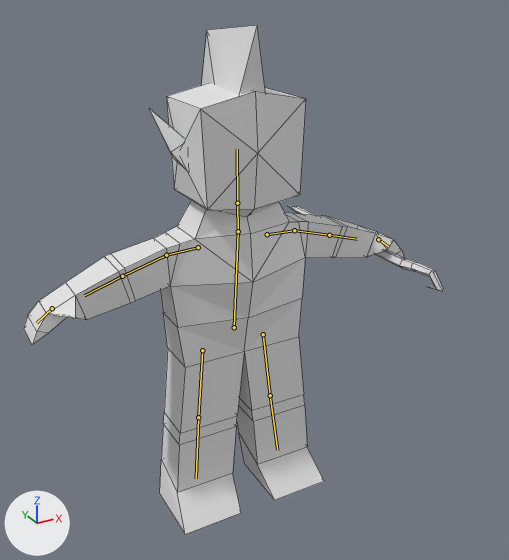
The Blender file art/model/human_model_0.1.blend, before and after one commit.
The view is the same before and after, from a camera (50 mm lens) standing at (-2.91, -5.61, 3.34) and looking at (0.11, -0.11, 0.59). The lights are fixed; the arrows at lower left show +X, +Y and +Z. The bones that bend it are drawn over the model as lines. Mesh edges are drawn as thin lines.

Objects in the first picture: 'ear.a', 'hair.a', 'human.mesh', 'staff.a'.
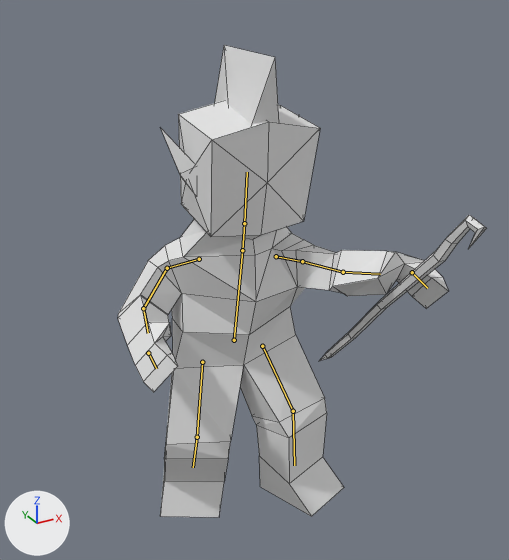
The newer file adds an action. The first version stands in its rest pose; the second is drawn at frame 0 of the action 'aim_fire_small'.

Boxes (x1, y1, x2, y2) around the edits, measured in the pictures (509 x 560 px):
```json
{"object": "human.mesh", "change": "posed", "before": [24, 82, 404, 534], "after": [118, 100, 448, 517], "on screen": "13% narrower, 8% shorter"}
{"object": "hair.a", "change": "posed", "before": [202, 25, 265, 95], "after": [215, 45, 279, 124]}
{"object": "staff.a", "change": "posed", "before": [289, 206, 443, 291], "after": [319, 215, 487, 361], "on screen": "9% wider, 71% taller"}
{"object": "ear.a", "change": "posed", "before": [150, 109, 186, 170], "after": [160, 127, 193, 192]}
{"bone": "Center", "before": "(234, 327) to (238, 231)", "after": "(234, 340) to (242, 250)"}
{"bone": "shoulder.r", "before": "(198, 247) to (166, 255)", "after": "(199, 259) to (167, 268)"}
{"bone": "bicep.r", "before": "(166, 255) to (122, 276)", "after": "(167, 268) to (143, 308)"}
{"bone": "forearm.r", "before": "(122, 276) to (84, 295)", "after": "(143, 308) to (148, 333)"}
{"bone": "neck", "before": "(238, 231) to (237, 203)", "after": "(242, 250) to (244, 223)"}
{"bone": "head", "before": "(237, 203) to (237, 149)", "after": "(244, 223) to (247, 172)"}
{"bone": "thigh.r", "before": "(202, 350) to (198, 417)", "after": "(202, 362) to (197, 437)"}
{"bone": "leg.r", "before": "(198, 417) to (196, 478)", "after": "(197, 437) to (193, 467)"}
{"bone": "shoulder.l", "before": "(267, 234) to (294, 230)", "after": "(276, 256) to (302, 261)"}
{"bone": "bicep.l", "before": "(294, 230) to (329, 235)", "after": "(302, 261) to (343, 272)"}
{"bone": "forearm.l", "before": "(329, 235) to (357, 239)", "after": "(343, 272) to (380, 274)"}
{"bone": "hand.l", "before": "(378, 239) to (388, 246)", "after": "(412, 272) to (427, 288)"}
{"bone": "thigh.l", "before": "(263, 334) to (270, 395)", "after": "(262, 346) to (293, 411)"}
{"bone": "leg.l", "before": "(270, 395) to (277, 450)", "after": "(293, 411) to (294, 465)"}
```

Edits to the scene script, one JSON object a line:
```json
{"block": "bone_center", "where": "bone_center = bpy.data.objects['human.armature'].pose.bones['Center']"}
{"op": "set", "path": "bone_center.location", "old": "(0.0, 0.0, 0.0)", "new": "(0.0, -0.146, 0.014)"}
{"op": "set", "path": "bone_center.rotation_quaternion", "old": "(1.0, 0.0, 0.0, 0.0)", "new": "(0.999, 0.042, -0.003, -0.002)", "note": "degrees (0, 0, 0) -> degrees (5, 0, 0)"}
{"block": "bone_shoulder_r", "where": "bone_shoulder_r = bpy.data.objects['human.armature'].pose.bones['shoulder.r']  # child of 'Center'"}
{"op": "set", "path": "bone_shoulder_r.location", "old": "(0.0, 0.0, 0.0)", "new": "(-0.014, -0.029, -0.146)"}
{"op": "set", "path": "bone_shoulder_r.rotation_quaternion", "old": "(1.0, 0.0, 0.0, 0.0)", "new": "(0.971, -0.197, 0.004, 0.133)", "note": "degrees (0, 0, 0) -> degrees (-22, 3, 15)"}
{"block": "bone_bicep_r", "where": "bone_bicep_r = bpy.data.objects['human.armature'].pose.bones['bicep.r']  # child of 'shoulder.r'"}
{"op": "set", "path": "bone_bicep_r.rotation_quaternion", "old": "(1.0, 0.0, 0.0, 0.0)", "new": "(0.953, 0.229, -0.024, 0.199)", "note": "degrees (0, 0, 0) -> degrees (25, -8, 22)"}
{"block": "bone_forearm_r", "where": "bone_forearm_r = bpy.data.objects['human.armature'].pose.bones['forearm.r']  # child of 'bicep.r'"}
{"op": "set", "path": "bone_forearm_r.rotation_quaternion", "old": "(1.0, 0.0, 0.0, 0.0)", "new": "(0.837, 0.547, -0.011, -0.01)", "note": "degrees (0, 0, 0) -> degrees (66, 0, -2)"}
{"block": "bone_neck", "where": "bone_neck = bpy.data.objects['human.armature'].pose.bones['neck']  # child of 'Center'"}
{"op": "set", "path": "bone_neck.rotation_quaternion", "old": "(1.0, 0.0, 0.0, 0.0)", "new": "(0.999, 0.031, -0.014, 0.003)", "note": "degrees (0, 0, 0) -> degrees (4, -2, 0)"}
{"block": "bone_head", "where": "bone_head = bpy.data.objects['human.armature'].pose.bones['head']  # child of 'neck'"}
{"op": "set", "path": "bone_head.rotation_quaternion", "old": "(1.0, 0.0, 0.0, 0.0)", "new": "(1.0, -0.015, 0.0, 0.0)", "note": "degrees (0, 0, 0) -> degrees (-2, 0, 0)"}
{"block": "bone_thigh_r", "where": "bone_thigh_r = bpy.data.objects['human.armature'].pose.bones['thigh.r']  # child of 'Center'"}
{"op": "set", "path": "bone_thigh_r.location", "old": "(0.0, 0.0, 0.0)", "new": "(0.0, 0.001, 0.001)"}
{"op": "set", "path": "bone_thigh_r.rotation_quaternion", "old": "(1.0, 0.0, 0.0, 0.0)", "new": "(0.958, 0.179, 0.222, -0.031)", "note": "degrees (0, 0, 0) -> degrees (21, 26, 1)"}
{"block": "bone_leg_r", "where": "bone_leg_r = bpy.data.objects['human.armature'].pose.bones['leg.r']  # child of 'thigh.r'"}
{"op": "set", "path": "bone_leg_r.rotation_quaternion", "old": "(1.0, 0.0, 0.0, 0.0)", "new": "(0.906, -0.421, 0.0, 0.0)", "note": "degrees (0, 0, 0) -> degrees (-50, 0, 0)"}
{"block": "bone_shoulder_l", "where": "bone_shoulder_l = bpy.data.objects['human.armature'].pose.bones['shoulder.l']  # child of 'Center'"}
{"op": "set", "path": "bone_shoulder_l.location", "old": "(0.0, 0.0, 0.0)", "new": "(-0.011, -0.03, 0.146)"}
{"op": "set", "path": "bone_shoulder_l.rotation_quaternion", "old": "(1.0, 0.0, 0.0, 0.0)", "new": "(0.82, 0.56, -0.001, 0.119)", "note": "degrees (0, 0, 0) -> degrees (68, -8, 11)"}
{"block": "bone_bicep_l", "where": "bone_bicep_l = bpy.data.objects['human.armature'].pose.bones['bicep.l']  # child of 'shoulder.l'"}
{"op": "set", "path": "bone_bicep_l.rotation_quaternion", "old": "(1.0, 0.0, 0.0, 0.0)", "new": "(0.986, 0.0, -0.148, 0.076)", "note": "degrees (0, 0, 0) -> degrees (-1, -17, 9)"}
{"block": "bone_forearm_l", "where": "bone_forearm_l = bpy.data.objects['human.armature'].pose.bones['forearm.l']  # child of 'bicep.l'"}
{"op": "set", "path": "bone_forearm_l.rotation_quaternion", "old": "(1.0, 0.0, 0.0, 0.0)", "new": "(0.927, 0.051, -0.36, 0.092)", "note": "degrees (0, 0, 0) -> degrees (2, -43, 10)"}
{"block": "bone_hand_l", "where": "bone_hand_l = bpy.data.objects['human.armature'].pose.bones['hand.l']  # child of 'forearm.l'"}
{"op": "set", "path": "bone_hand_l.rotation_quaternion", "old": "(1.0, 0.0, 0.0, 0.0)", "new": "(0.903, -0.373, -0.21, 0.012)", "note": "degrees (0, 0, 0) -> degrees (-47, -22, 11)"}
{"block": "bone_thigh_l", "where": "bone_thigh_l = bpy.data.objects['human.armature'].pose.bones['thigh.l']  # child of 'Center'"}
{"op": "set", "path": "bone_thigh_l.location", "old": "(0.0, 0.0, 0.0)", "new": "(0.0, -0.001, -0.001)"}
{"op": "set", "path": "bone_thigh_l.rotation_quaternion", "old": "(1.0, 0.0, 0.0, 0.0)", "new": "(0.952, 0.281, -0.107, 0.042)", "note": "degrees (0, 0, 0) -> degrees (33, -13, 1)"}
{"block": "bone_leg_l", "where": "bone_leg_l = bpy.data.objects['human.armature'].pose.bones['leg.l']  # child of 'thigh.l'"}
{"op": "set", "path": "bone_leg_l.rotation_quaternion", "old": "(1.0, 0.0, 0.0, 0.0)", "new": "(0.954, -0.283, -0.09, -0.013)", "note": "degrees (0, 0, 0) -> degrees (-33, -10, 2)"}
```
